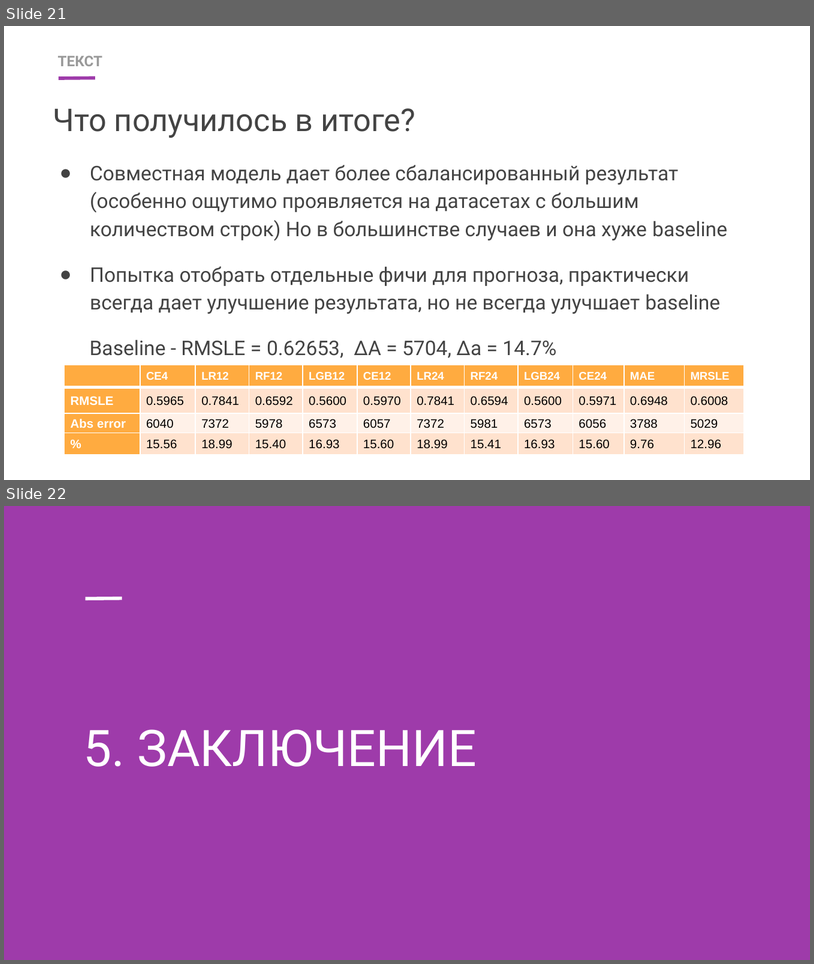
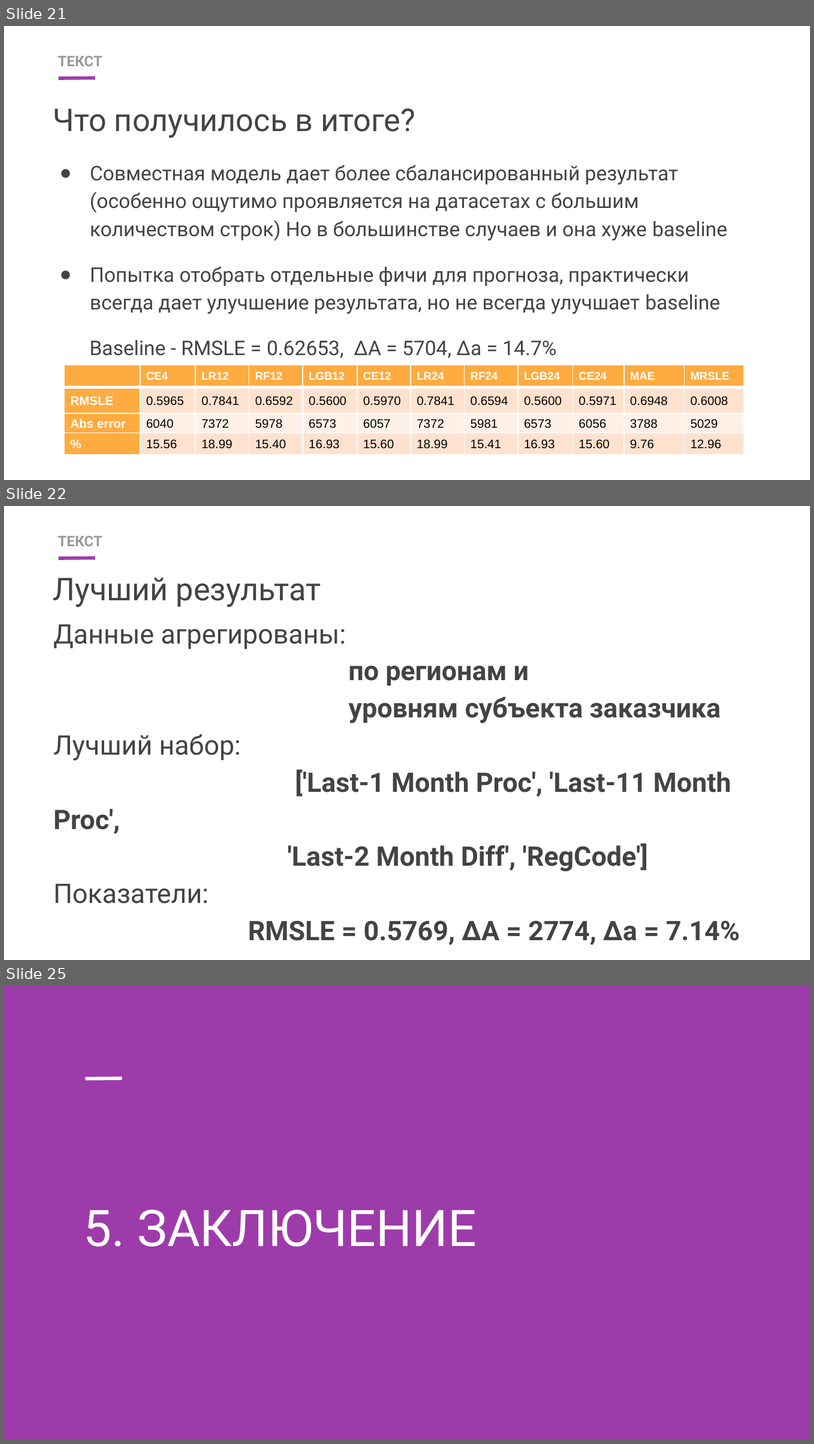
Before and after one commit to AlexSolodov/DS3-DZ, a slide deck: final/ПрезентацияСолодов.pptx. Shown one above the other, each under a label of ours: slides 21 and 22 before the commit, slides 21, 22 and 25 after it; the slides between them are not shown. The pictures are 814x964 and 814x1444 pixels, drawn with LibreOffice and Linux fonts; fonts in the diff are those of the drawing. Boxes give left, top, right and bottom in pixels: in the first picture for what was removed or moved away, otherwise in the second. Text is boxed around its words. In the diff, an @@ line names an element or a change of style, - is before the commit and + after.

```diff
--- a/final/ПрезентацияСолодов.pptx
+++ b/final/ПрезентацияСолодов.pptx
@@ slide 22 added at (4,506,810,960), background #FFFFFF; not listed: 2 template elements that a slide beside it also shows @@
@@ title added at (53,577,321,607), 28 pt, text #434343 @@
+Лучший результат
@@ text added at (53,624,740,945), 24 pt, text #434343, bold @@
+Данные агрегированы:
+по регионам и
+уровням субъекта заказчика
+Лучший набор:
+['Last-1 Month Proc', 'Last-11 Month Proc',
+'Last-2 Month Diff', 'RegCode']
+Показатели:
+RMSLE = 0.5769, ∆A = 2774, ∆a = 7.14%
@@ what was slide 22 is now slide 25 @@
```
Also in this commit, not shown: 6 slides changed, 2 other slides added.
